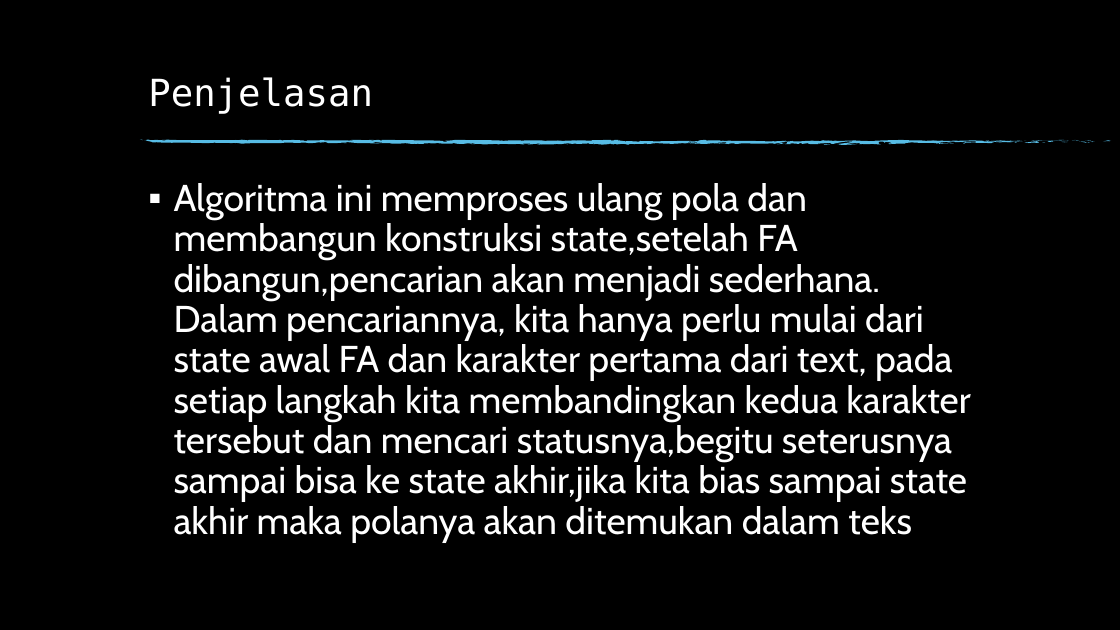
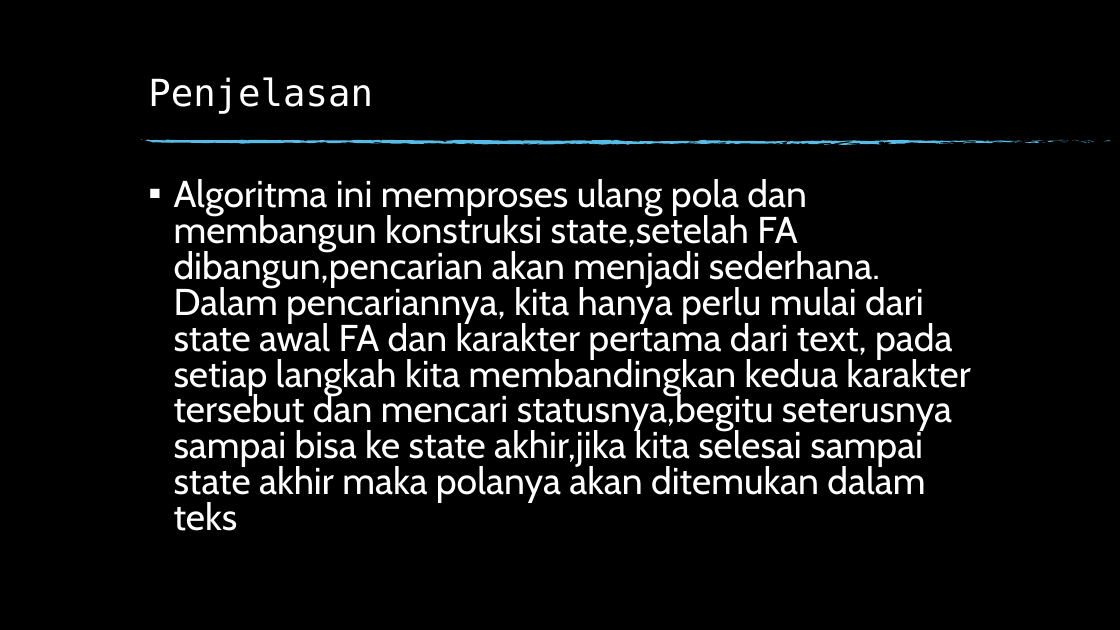
Before and after one commit to novalb12/TugasAnalgo, a slide deck: slide 2 of UTS/140810170058_UTS.pptx. Drawn at 1120x630 pixels with LibreOffice and Linux fonts; fonts in the diff are those of the drawing; background and template pictures are left out. Boxes give left, top, right and bottom in pixels: in the first picture for what was removed or moved away, otherwise in the second. Text is boxed around its words. In the diff, an @@ line names an element or a change of style, - is before the commit and + after.

```diff
--- a/UTS/140810170058_UTS.pptx
+++ b/UTS/140810170058_UTS.pptx
@@ text at [174, 179, 970, 531]: text changed @@
-▪ Algoritma ini memproses ulang pola dan membangun konstruksi state,setelah FA dibangun,pencarian akan menjadi sederhana. Dalam pencariannya, kita hanya perlu mulai dari state awal FA dan karakter pertama dari text, pada setiap langkah kita membandingkan kedua karakter tersebut dan mencari statusnya,begitu seterusnya sampai bisa ke state akhir,jika kita bias sampai state akhir maka polanya akan ditemukan dalam teks
+▪ Algoritma ini memproses ulang pola dan membangun konstruksi state,setelah FA dibangun,pencarian akan menjadi sederhana. Dalam pencariannya, kita hanya perlu mulai dari state awal FA dan karakter pertama dari text, pada setiap langkah kita membandingkan kedua karakter tersebut dan mencari statusnya,begitu seterusnya sampai bisa ke state akhir,jika kita selesai sampai state akhir maka polanya akan ditemukan dalam teks
```
Also in this commit, not shown: 1 slide added.
